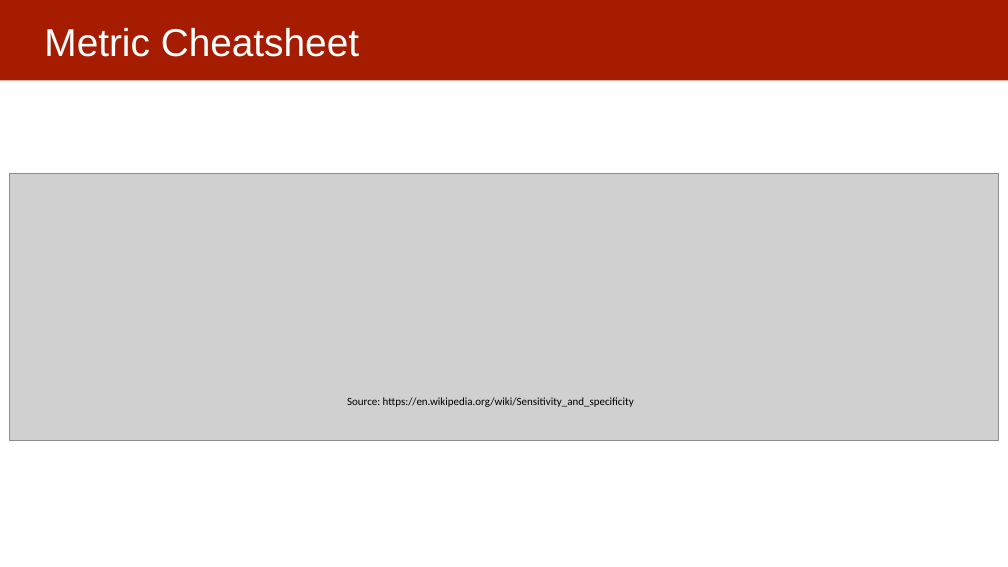
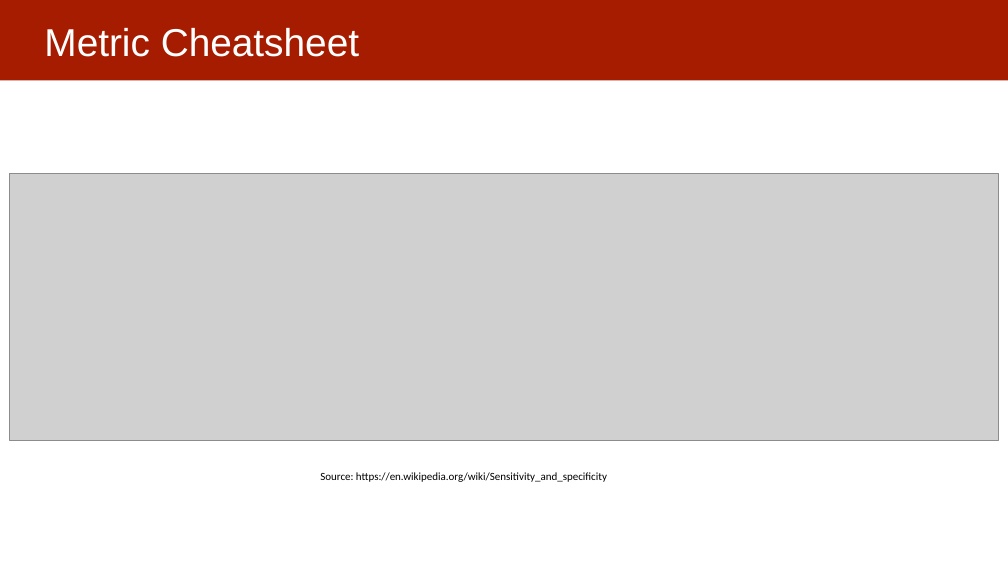
Before and after one commit to dssg/mlforpublicpolicylab, a slide deck: slide 24 of 06 - Performance and Evaluation Pt 1/Model Selection and Validation - Part I.pptx. Drawn at 1008x567 pixels with LibreOffice and Linux fonts; fonts in the diff are those of the drawing; grey boxes stand for pictures. Boxes give left, top, right and bottom in pixels: in the first picture for what was removed or moved away, otherwise in the second. Text is boxed around its words. In the diff, an @@ line names an element or a change of style, - is before the commit and + after.

Commit message:
updated

```diff
--- a/06 - Performance and Evaluation Pt 1/Model Selection and Validation - Part I.pptx
+++ b/06 - Performance and Evaluation Pt 1/Model Selection and Validation - Part I.pptx
@@ text "Source: https://en.wikipedia.org/wiki/Sensitivity_and_specif ...": place and size @@
-text "Source: https://en.wikipedia.org/wiki/Sensitivity_and_specif ..." at [347,397,634,407]
+text "Source: https://en.wikipedia.org/wiki/Sensitivity_and_specif ..." at [320,472,607,482]
```
